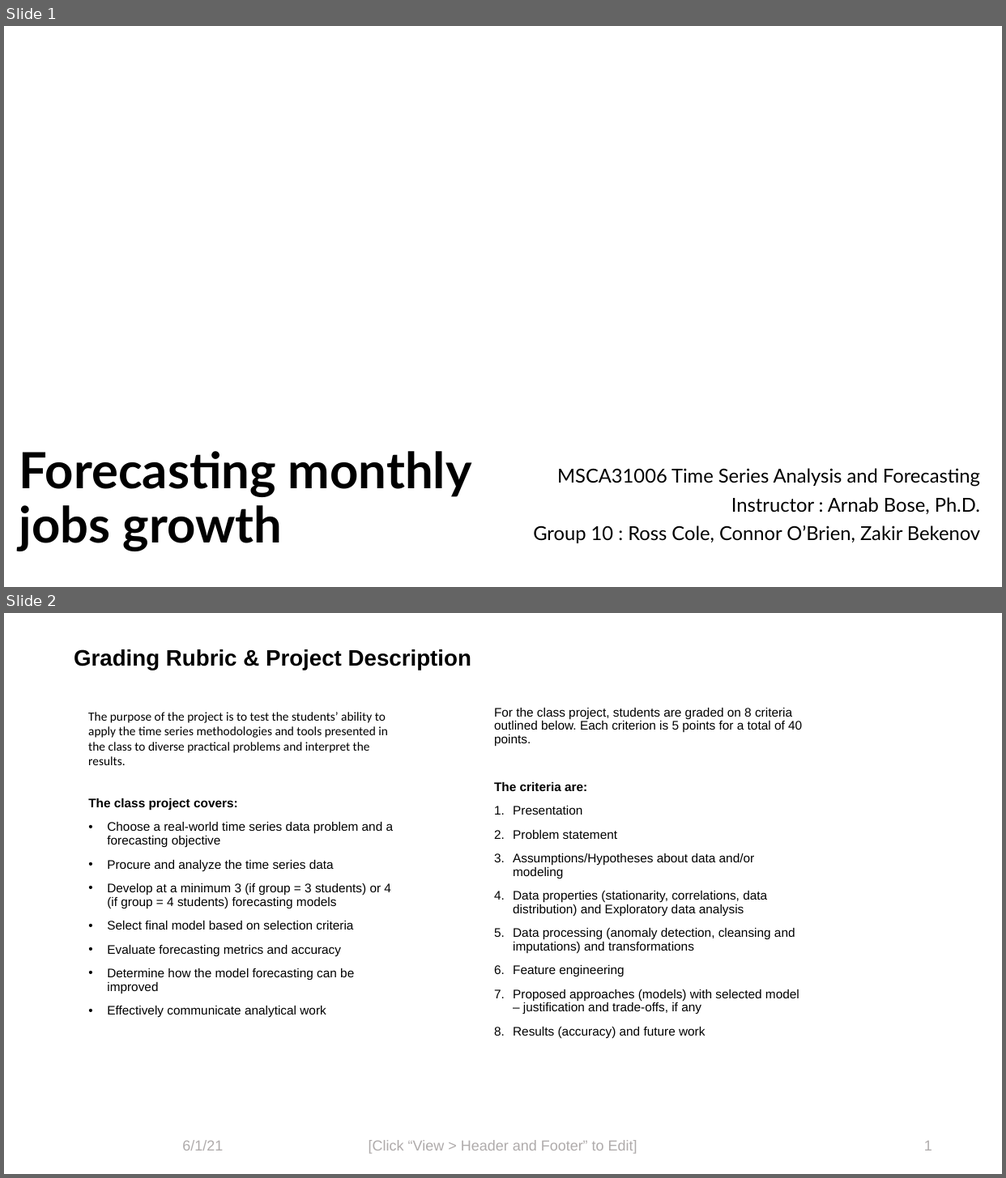
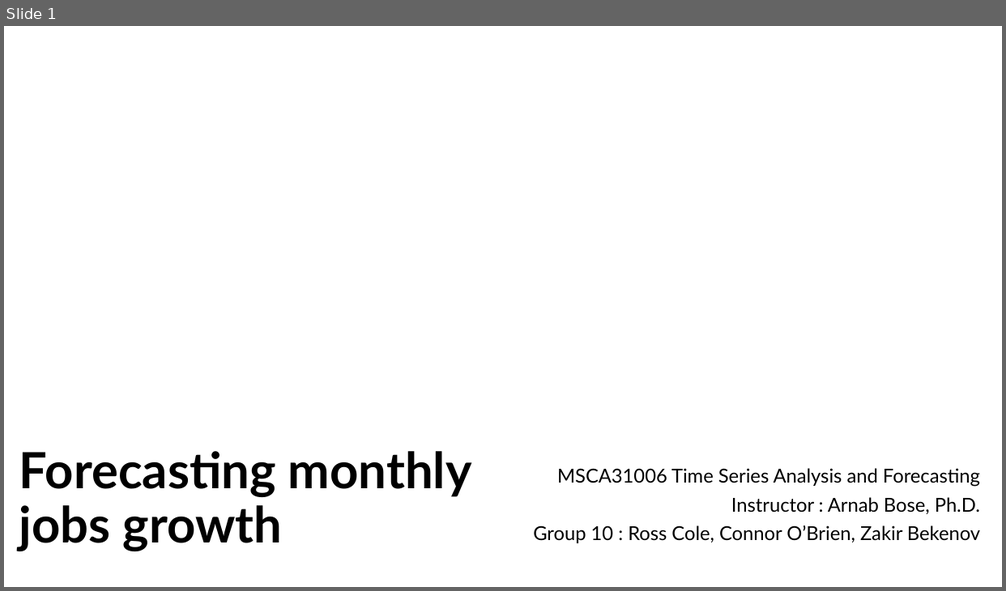
Before and after one commit to co237/forecasting_final, a slide deck: time_series_final_project_group10.pptx. Shown one above the other, each under a label of ours: slides 1 and 2 before the commit, slide 1 after it. The pictures are 1006x1178 and 1006x591 pixels, drawn with LibreOffice and Linux fonts; fonts in the diff are those of the drawing; background and template pictures are left out. Boxes give left, top, right and bottom in pixels: in the first picture for what was removed or moved away, otherwise in the second. Text is boxed around its words. In the diff, an @@ line names an element or a change of style, - is before the commit and + after.

```diff
--- a/time_series_final_project_group10.pptx
+++ b/time_series_final_project_group10.pptx
@@ slide 2 removed at (4,613,1002,1174), background picture (left out) @@
@@ title removed at (74,649,471,670) @@
-Grading Rubric & Project Description
@@ text removed at (494,708,802,1038) @@
-For the class project, students are graded on 8 criteria outlined below. Each criterion is 5 points for a total of 40 points.
-The criteria are:
-1. Presentation
-2. Problem statement
-3. Assumptions/Hypotheses about data and/or modeling
-4. Data properties (stationarity, correlations, data distribution) and Exploratory data analysis
-5. Data processing (anomaly detection, cleansing and imputations) and transformations
-6. Feature engineering
-7. Proposed approaches (models) with selected model – justification and trade-offs, if any
-8. Results (accuracy) and future work
@@ text removed at (88,712,388,765) @@
-The purpose of the project is to test the students’ ability to apply the time series methodologies and tools presented in the class to diverse practical problems and interpret the results.
@@ text removed at (88,798,394,1018) @@
-The class project covers:
-• Choose a real-world time series data problem and a forecasting objective
-• Procure and analyze the time series data
-• Develop at a minimum 3 (if group = 3 students) or 4 (if group = 4 students) forecasting models
-• Select final model based on selection criteria
-• Evaluate forecasting metrics and accuracy
-• Determine how the model forecasting can be improved
-• Effectively communicate analytical work
@@ text removed at (182,1140,223,1151) @@
-6/1/21
@@ text removed at (368,1140,637,1154) @@
-[Click “View > Header and Footer” to Edit]
@@ page number removed at (924,1141,932,1151) @@
-1
```
Also in this commit, not shown: 9 slides changed, 1 slide added.
